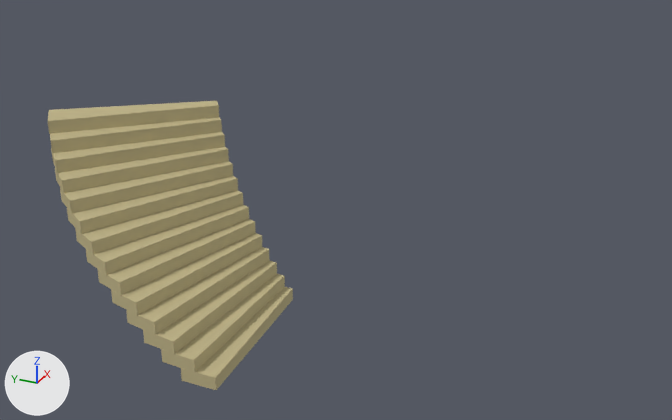
A saved change to the Blender file blend/stair.blend.
Rendered twice from a 50 mm camera at (-14.89, -6.7, 8.15) aimed at (-0.24, -0.11, 0.83). Arrows for +X, +Y and +Z are at lower left; the lights stay in place.
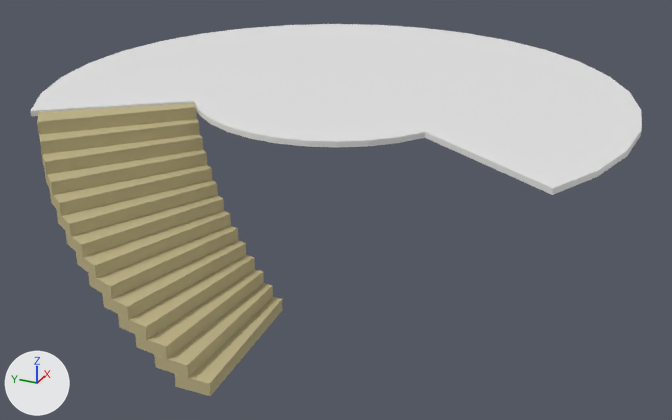
Commit message: Fixed stairs

The edits, one by one:
me_cube has 8 vertices, 6 faces and spans x -5.05..-2.15, y -0.3..0.3, z -0.11..0.11.
me_cube is used by ob_cube; location (0.0, 0.0, 0.0).
me_cube part 1: the whole mesh is scaled about its middle by (0.921, 1, 1), then moved by (-0.28, 0.0, 0.0).
Mesh me_cylinder_001 is new.
It has 110 vertices, 139 faces and spans x -3.06..5.3, y -5.35..5.33, z -0.05..0.05.
Object 'Cylinder' (ob_cylinder) is new; it shows me_cylinder_001.
Its location is (0.0, 0.0, 3.01).
Its rotation in degrees is (0, 0, 3).

Where the change shows, as pixel boxes (x1, y1, x2, y2) in the pictures (672 x 420 px):
'Cylinder', added
    after: (31, 24, 642, 195)
'Cube', mesh rescaled
    before: (48, 101, 293, 390)
    after: (37, 103, 283, 396)
